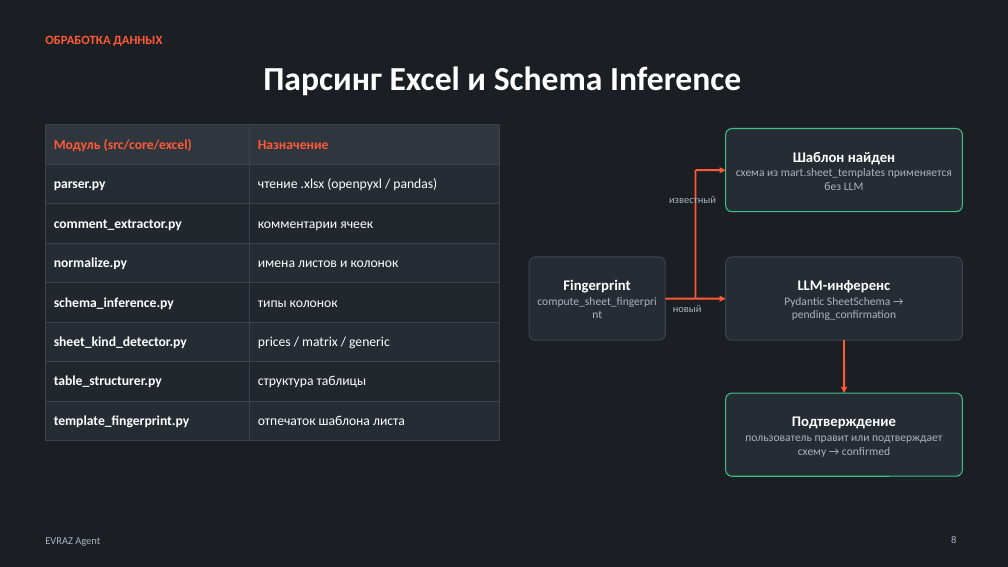
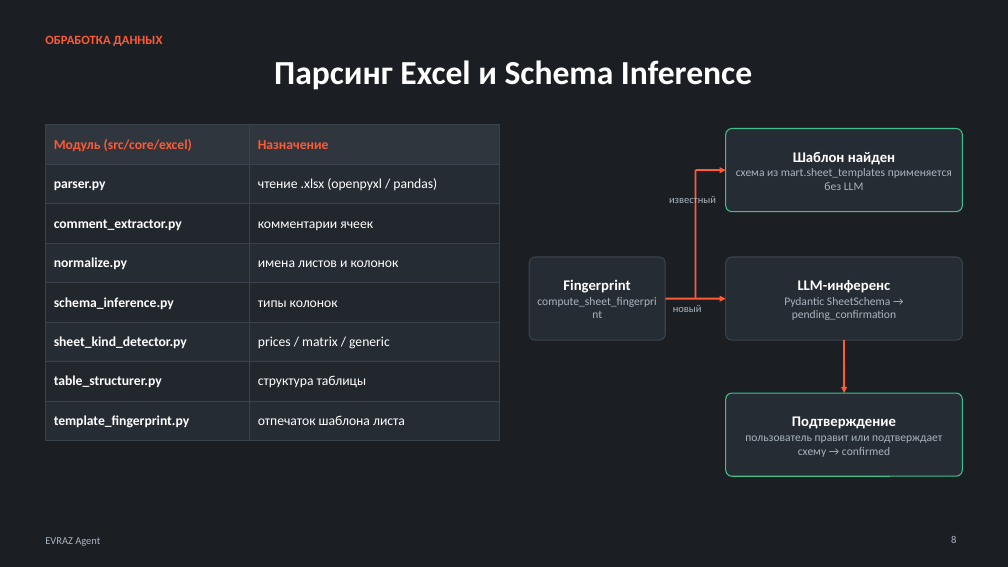
Before and after one commit to kostIT13/EVRAZ_ExcelAgent, a slide deck: slide 8 of data/EVRAZ_Agent_improved.pptx. Drawn at 1008x567 pixels with LibreOffice and Linux fonts; fonts in the diff are those of the drawing. Boxes give left, top, right and bottom in pixels: in the first picture for what was removed or moved away, otherwise in the second. Text is boxed around its words. In the diff, an @@ line names an element or a change of style, - is before the commit and + after.

```diff
--- a/data/EVRAZ_Agent_improved.pptx
+++ b/data/EVRAZ_Agent_improved.pptx
@@ title "Парсинг Excel и Schema Inference": place and size @@
-title "Парсинг Excel и Schema Inference" at (263, 66, 741, 96)
+title "Парсинг Excel и Schema Inference" at (274, 60, 752, 90)
```
Also in this commit, not shown: 59 other files.
